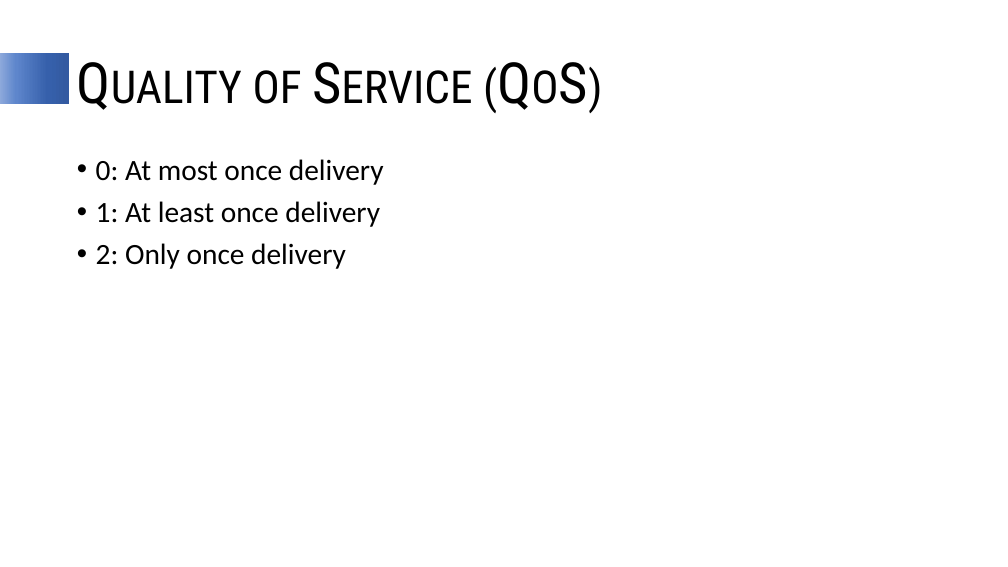
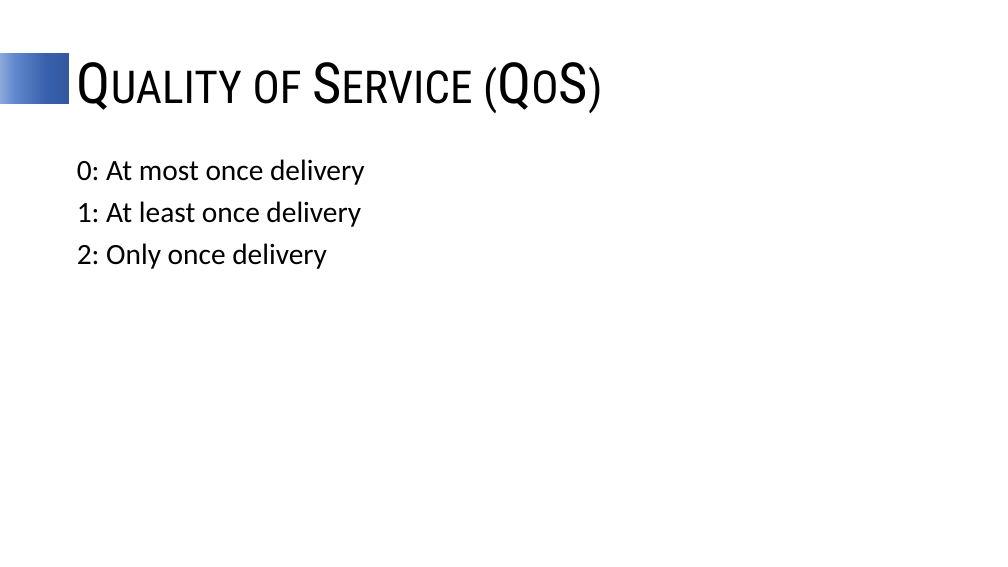
Before and after one commit to jfollas/mqttdemo, a slide deck: slide 28 of LightweightPubSub.pptx. Drawn at 1008x567 pixels with LibreOffice and Linux fonts; fonts in the diff are those of the drawing. Boxes give left, top, right and bottom in pixels: in the first picture for what was removed or moved away, otherwise in the second. Text is boxed around its words. In the diff, an @@ line names an element or a change of style, - is before the commit and + after.

```diff
--- a/LightweightPubSub.pptx
+++ b/LightweightPubSub.pptx
@@ text "0: At most once delivery" at (x1=77, y1=159, x2=365, y2=269): bullet • to none @@
```
Also in this commit, not shown: 3 other slides changed, 4 slides added, 1 other file.
